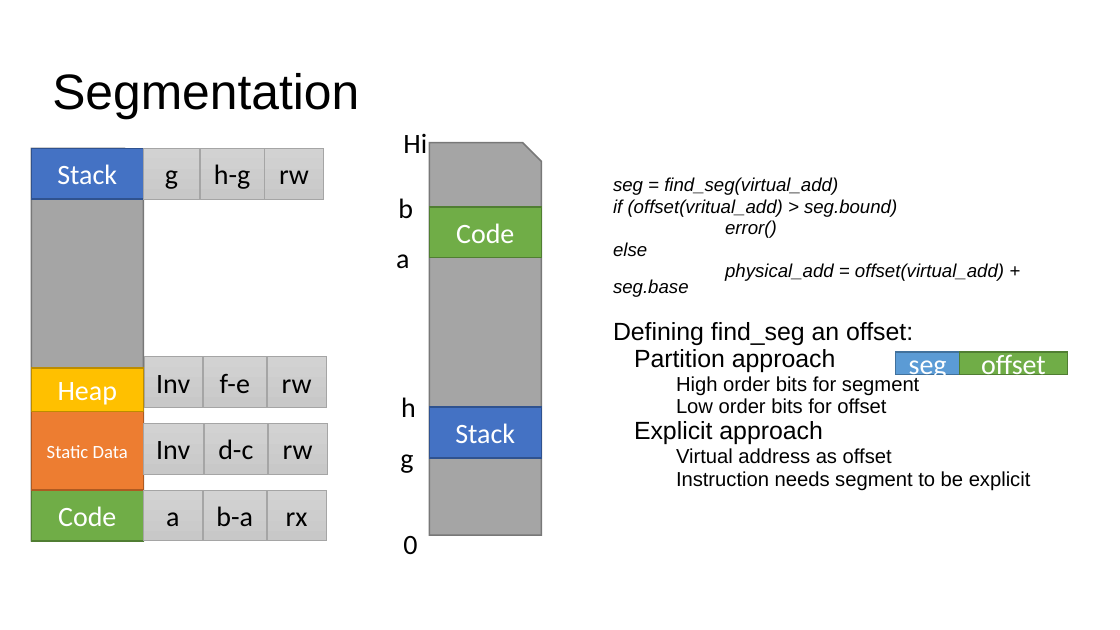
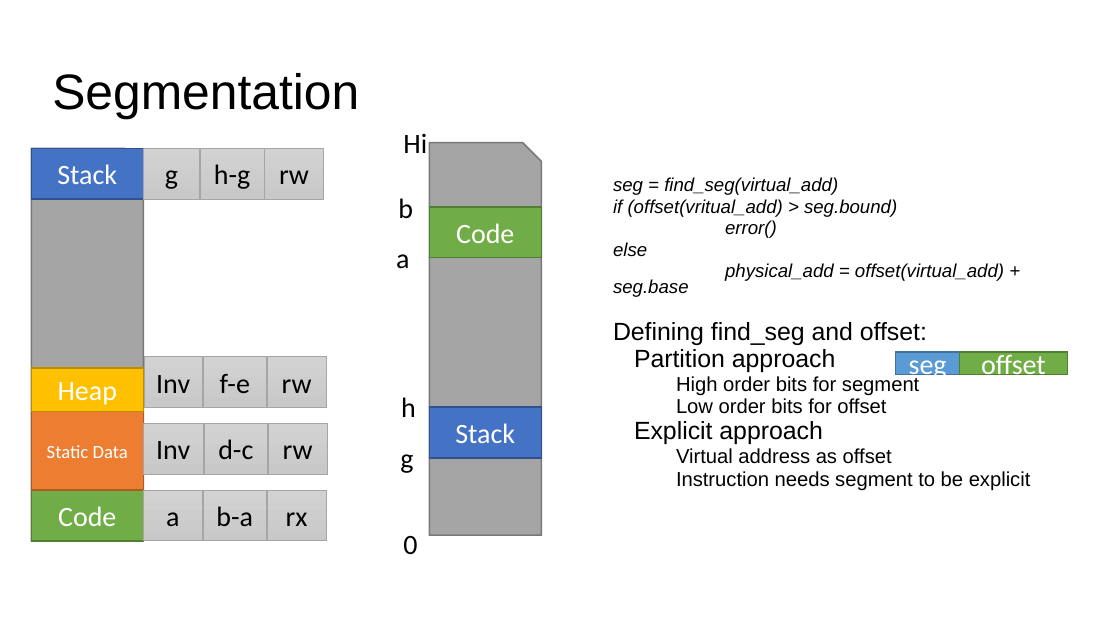
Before and after one commit to cs-uob/COMS20012, a slide deck: slide 7 of docs/slides/W8/memory3.odp. Drawn at 1120x630 pixels with LibreOffice and Linux fonts; fonts in the diff are those of the drawing; background and template pictures are left out. Boxes give left, top, right and bottom in pixels: in the first picture for what was removed or moved away, otherwise in the second. Text is boxed around its words. In the diff, an @@ line names an element or a change of style, - is before the commit and + after.

```diff
--- a/docs/slides/W8/memory3.odp
+++ b/docs/slides/W8/memory3.odp
@@ text at (613,322,927,345): text changed @@
-  Defining find_seg an offset:
+  Defining find_seg and offset:
```
Also in this commit, not shown: 3 other files.
